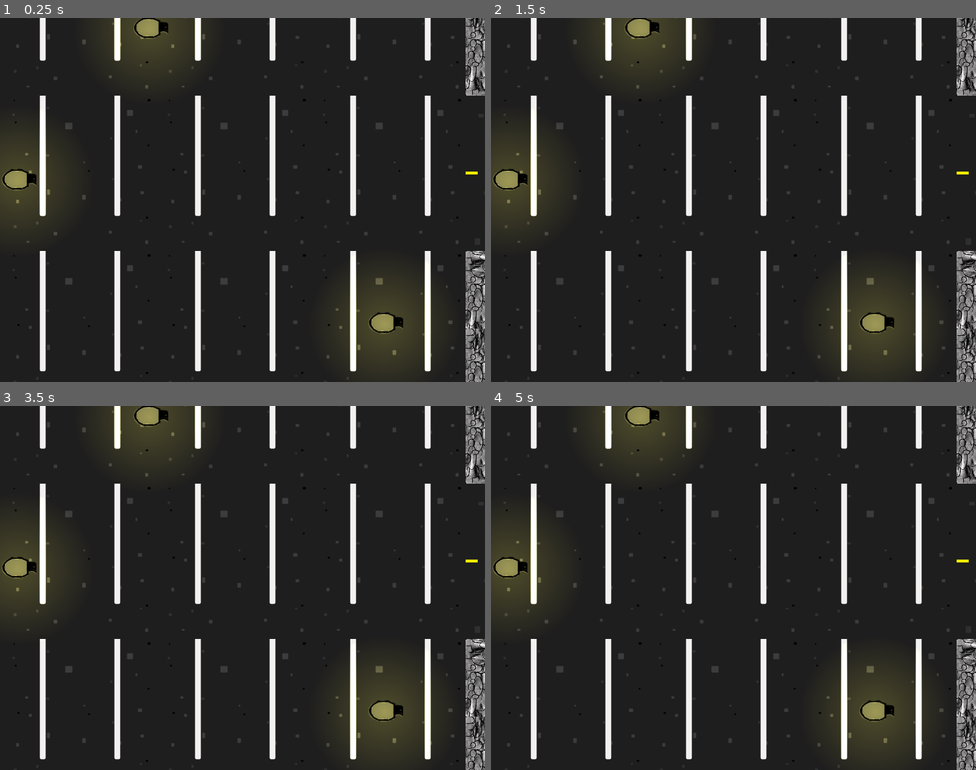
Above: before the commit, frames 1-4 (two rows, left to right).
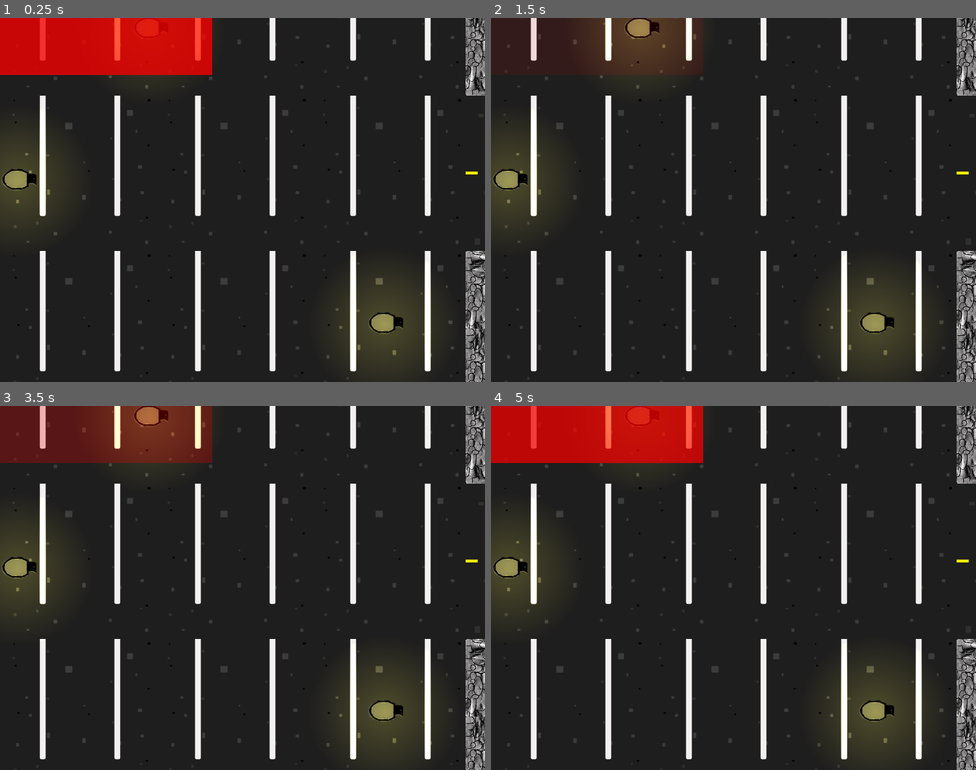
Above: after the commit, the same moments.

Repository: FugitiveTheGame/Fugitive
Game: Godot game, scene res://maps/map_breakin/Map_breakin.tscn
The game is run twice, just before and just after one commit, with the same random seed, the same clock (stepped at 60 frames per second) and the same inputs. This scene is started directly instead of the project's main scene.
Inputs:
- Up to frame 1 (0.25 s): no input
- Up to frame 2 (1.5 s): hold Right (ui_right) 0.53-1.28 s; hold E (use) 0.53-1.28 s; hold Down (ui_down) from 1.28 s (still down); tap H (car_horn) at 1.35 s
- Up to frame 3 (3.5 s): tap E (use) at 1.55, 2.3, 2.85 s; release Down (ui_down) at 2.03 s; hold Right (ui_right) 2.03-2.78 s; hold Shift (sprint) 2.03-2.78 s; hold Up (ui_up) from 2.78 s (still down)
- Up to frame 4 (5 s): release Up (ui_up) at 3.53 s; hold E (use) 3.53-4.28 s; hold Left (ui_left) from 3.53 s (still down); tap Enter at 4.25 s; tap H (car_horn) at 4.35 s; tap E (use) at 4.55 s

The runs differ from the first frame. In frame 1, 6.9% of the frame differs, in the area x 0-44%, y 0-16%; in frame 2, less than 0.1%; in frame 3, 6.9%; in frame 4, 6.9%.
Error in both runs: Invalid get index 'max_stamina' (on base: 'Nil'). (res://maps/base/BaseMap.gd:31)

Commit message:
Safe zone blinking during pre-game

Diff:
--- a/maps/base/BaseMap.gd
+++ b/maps/base/BaseMap.gd
@@ -58,6 +58,8 @@
 
 	get_tree().set_pause(false)
 	$PregameCamera.current = true
+
+	$WinZone/Pregame.show()
 
 	$UiLayer/GameStartLabel.show()
 
@@ -309,9 +311,11 @@
 		print('Found node for player: %d, removing...' % player_id)
 		playerNode.queue_free()
 
+# Pregame has ended, hide all the pregame stuff and show the main phase stuff
 func _on_GameStartTimer_timeout():
 	$UiLayer/GameStartLabel.hide()
 	$UiLayer/PregameTeamLabel.hide()
+	$WinZone/Pregame.hide()
 
 	playerHud.show()
 	if currentPlayer._get_player_node_type() == Network.PlayerType.Hider:
--- a/maps/base/BaseMap.tscn
+++ b/maps/base/BaseMap.tscn
@@ -10,6 +10,84 @@
 [sub_resource type="RectangleShape2D" id=1]
 extents = Vector2( 142.869, 392.313 )
 
+[sub_resource type="VisualShaderNodeScalarFunc" id=2]
+output_port_for_preview = 0
+function = 0
+
+[sub_resource type="VisualShaderNodeScalarClamp" id=3]
+default_input_values = [ 0, 0.0, 1, 0.1, 2, 0.8 ]
+
+[sub_resource type="VisualShaderNodeInput" id=4]
+input_name = "time"
+
+[sub_resource type="VisualShaderNodeScalarOp" id=5]
+operator = 2
+
+[sub_resource type="VisualShaderNodeScalarConstant" id=6]
+constant = 8.0
+
+[sub_resource type="VisualShader" id=7]
+code = "shader_type canvas_item;
+
+
+
+void vertex() {
+// Output:0
+
+}
+
+void fragment() {
+// Input:2
+	float n_out2p0;
+	n_out2p0 = TIME;
+
+// Scalar:5
+	float n_out5p0;
+	n_out5p0 = 8.000000;
+
+// ScalarOp:4
+	float n_out4p0;
+	n_out4p0 = n_out2p0 * n_out5p0;
+
+// ScalarFunc:10
+	float n_out10p0;
+	n_out10p0 = sin(n_out4p0);
+
+// ScalarClamp:13
+	float n_in13p1 = 0.10000;
+	float n_in13p2 = 0.80000;
+	float n_out13p0;
+	n_out13p0 = clamp( n_out10p0, n_in13p1, n_in13p2 );
+
+// Output:0
+	COLOR.a = n_out13p0;
+
+}
+
+void light() {
+// Output:0
+
+}
+"
+graph_offset = Vector2( -37.5499, 29.0186 )
+mode = 1
+flags/light_only = false
+nodes/fragment/0/position = Vector2( 1220, 180 )
+nodes/fragment/2/node = SubResource( 4 )
+nodes/fragment/2/position = Vector2( 40, 120 )
+nodes/fragment/4/node = SubResource( 5 )
+nodes/fragment/4/position = Vector2( 280, 200 )
+nodes/fragment/5/node = SubResource( 6 )
+nodes/fragment/5/position = Vector2( 20, 320 )
+nodes/fragment/10/node = SubResource( 2 )
+nodes/fragment/10/position = Vector2( 500, 200 )
+nodes/fragment/13/node = SubResource( 3 )
+nodes/fragment/13/position = Vector2( 780, 200 )
+nodes/fragment/connections = PoolIntArray( 2, 0, 4, 0, 5, 0, 4, 1, 4, 0, 10, 0, 10, 0, 13, 0, 13, 0, 0, 1 )
+
+[sub_resource type="ShaderMaterial" id=8]
+shader = SubResource( 7 )
+
 [node name="base" type="Node2D"]
 script = ExtResource( 1 )
 
@@ -72,6 +150,24 @@
 [node name="CollisionShape2D" type="CollisionShape2D" parent="WinZone"]
 rotation = -1.57079
 shape = SubResource( 1 )
+
+[node name="Pregame" type="Node2D" parent="WinZone"]
+light_mask = 0
+z_index = 2
+
+[node name="ColorRect" type="ColorRect" parent="WinZone/Pregame"]
+light_mask = 0
+material = SubResource( 8 )
+anchor_right = 1.0
+anchor_bottom = 1.0
+margin_left = -394.0
+margin_top = -142.0
+margin_right = 396.0
+margin_bottom = 138.0
+color = Color( 1, 0, 0, 0.768627 )
+__meta__ = {
+"_edit_use_anchors_": true
+}
 
 [node name="GameStartTimer" type="Timer" parent="."]
 wait_time = 10.0
Not shown: 1 places in fonts/content/ContentFont.tres that only renumber resources
Not shown: 1 places in maps/base/BaseMap.tscn that only renumber resources
